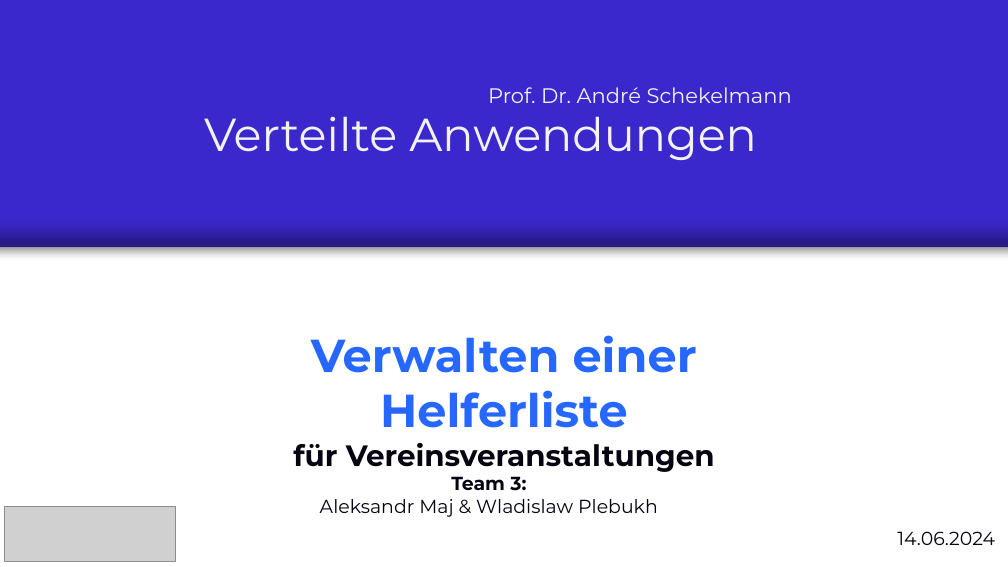
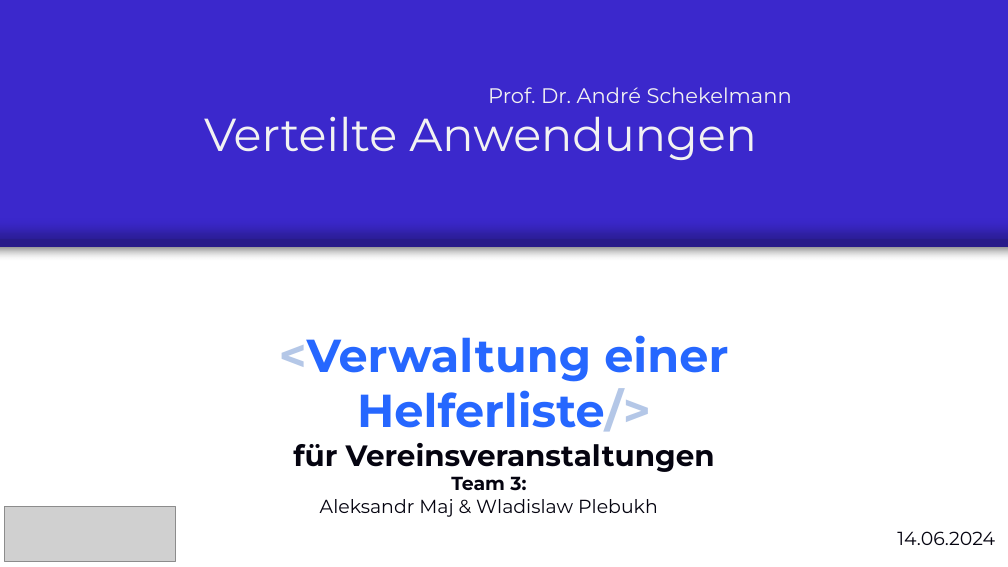
Before and after one commit to AleksandrMaj/HelferProject-LEGACY, a slide deck: slide 2 of Zwischen-Präsentation.pptx. Drawn at 1008x567 pixels with LibreOffice and Linux fonts; fonts in the diff are those of the drawing; grey boxes stand for pictures. Boxes give left, top, right and bottom in pixels: in the first picture for what was removed or moved away, otherwise in the second. Text is boxed around its words. In the diff, an @@ line names an element or a change of style, - is before the commit and + after.

```diff
--- a/Zwischen-Präsentation.pptx
+++ b/Zwischen-Präsentation.pptx
@@ text "<Verwaltung einer Helferliste/>": place and size @@
-text "<Verwaltung einer Helferliste/>" at box(293, 335, 715, 472)
+text "<Verwaltung einer Helferliste/>" at box(279, 335, 728, 472)
@@ text at box(279, 335, 728, 432): text changed @@
-Verwalten einer Helferliste
+<Verwaltung einer Helferliste/>
```
Also in this commit, not shown: 6 other slides changed, 9 other files.
